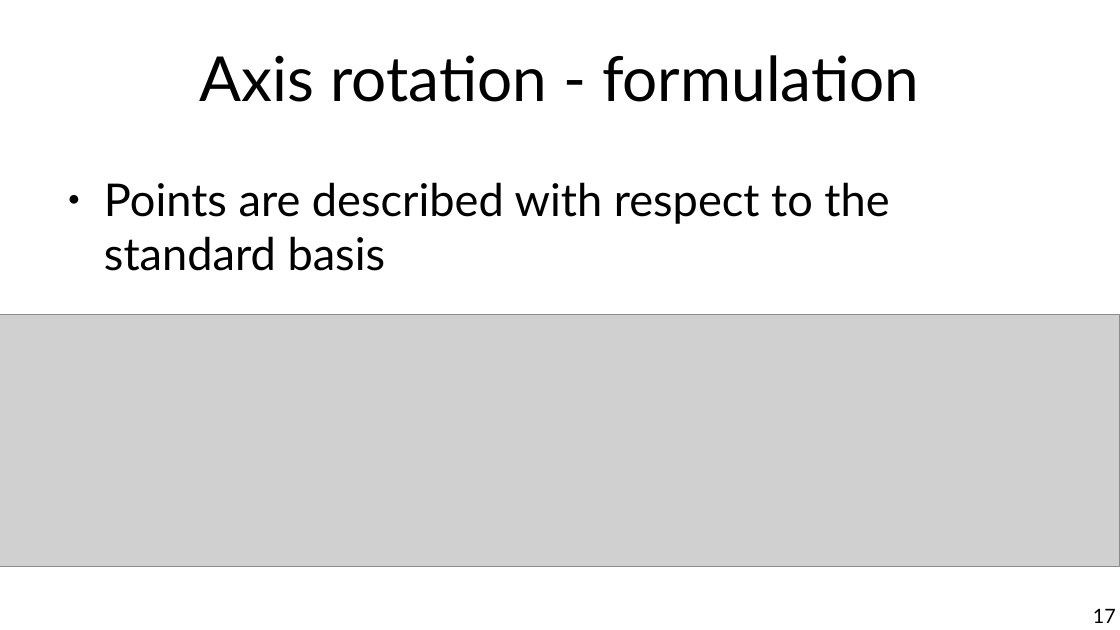
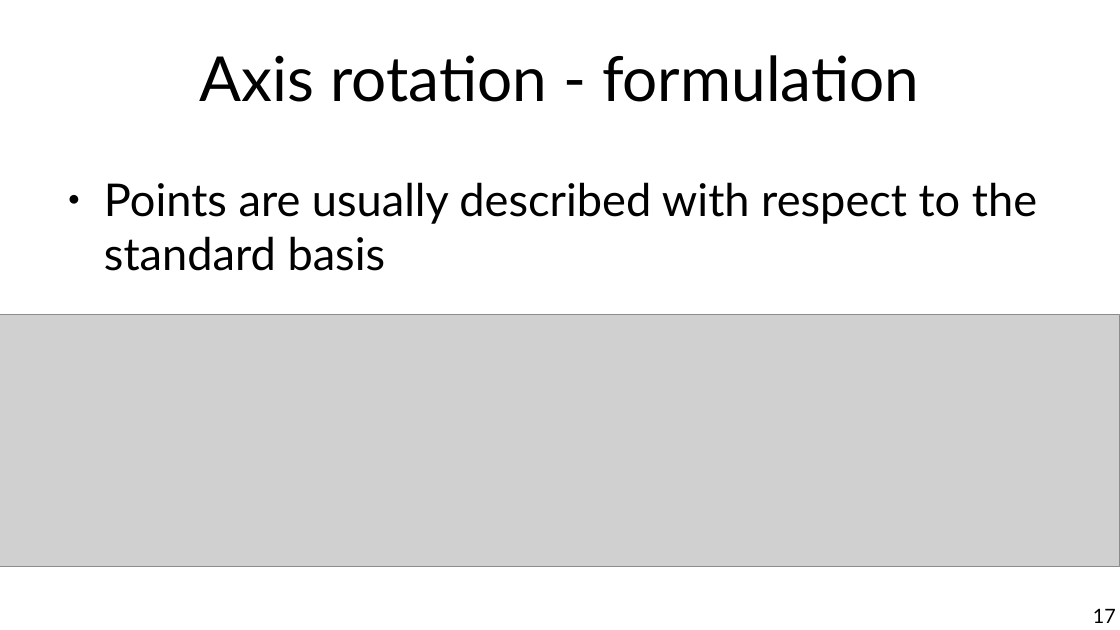
Before and after one commit to marco-calautti/data-mining-course, a slide deck: slide 17 of theory/tt05_reduction.odp. Drawn at 1120x630 pixels with LibreOffice and Linux fonts; fonts in the diff are those of the drawing; grey boxes stand for pictures. Boxes give left, top, right and bottom in pixels: in the first picture for what was removed or moved away, otherwise in the second. Text is boxed around its words. In the diff, an @@ line names an element or a change of style, - is before the commit and + after.

```diff
--- a/theory/tt05_reduction.odp
+++ b/theory/tt05_reduction.odp
@@ text at <box>104,182,1037,271</box>: text changed @@
-● Points are described with respect to the standard basis
+● Points are usually described with respect to the standard basis
```
Also in this commit, not shown: 2 other slides changed, 7 other files.
